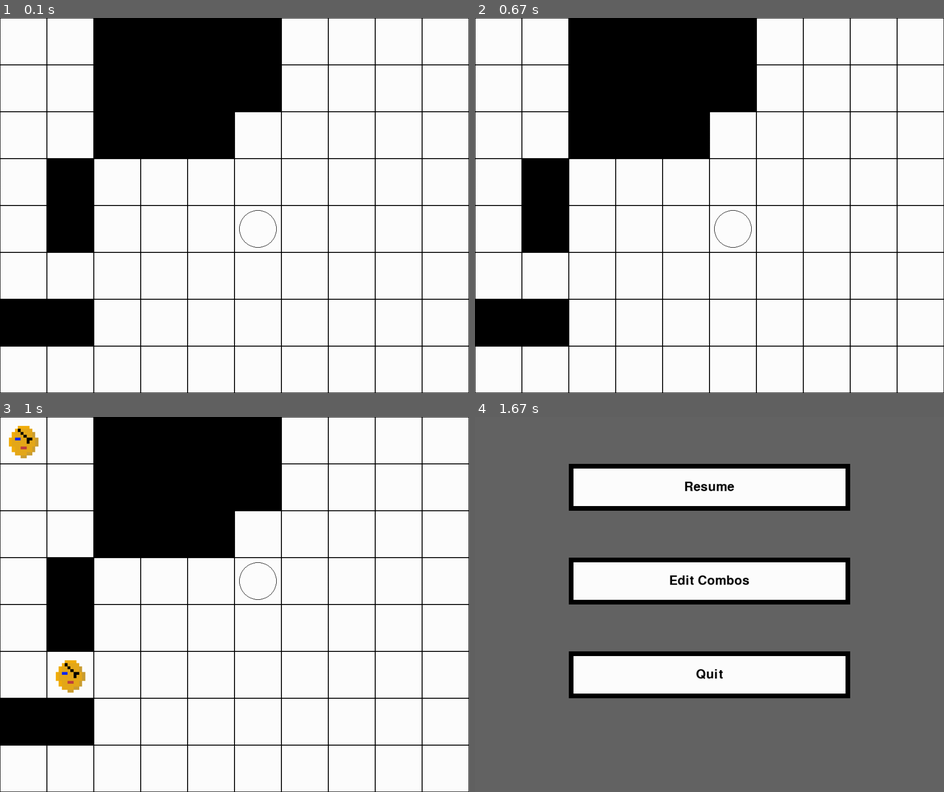
Above: before the commit, frames 1-4 (two rows, left to right).
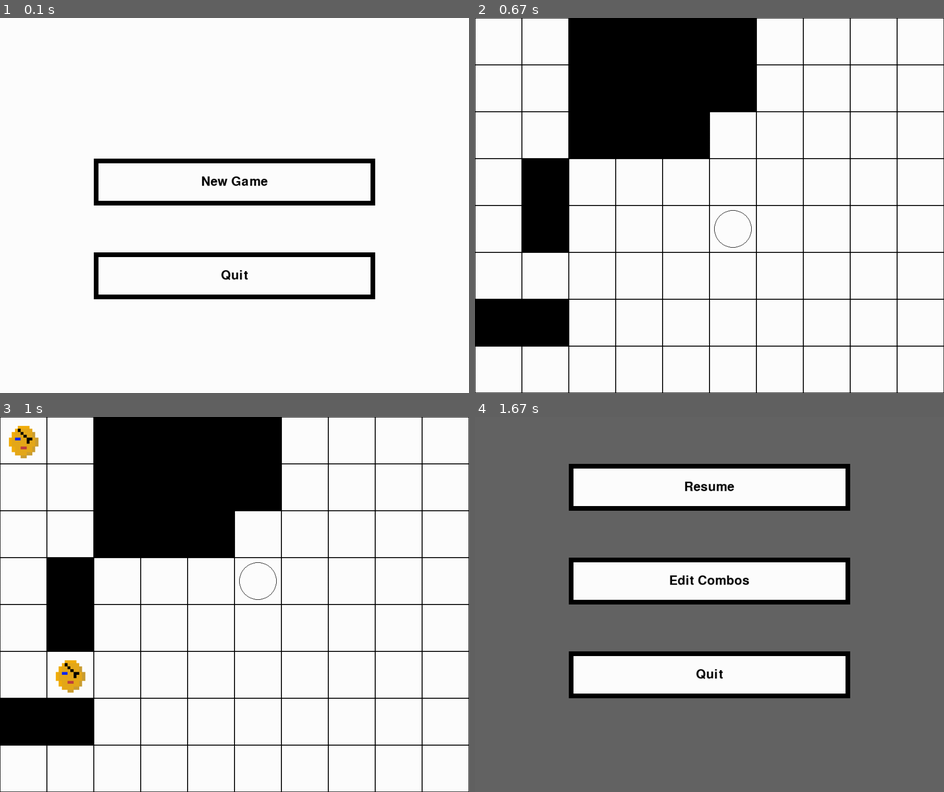
Above: after the commit, the same moments.

Repository: B3NJP/FinalSDDProject
Game: pygame game, started from main.py
The game is run twice, just before and just after one commit, with the same random seed, the same clock (stepped at 60 frames per second) and the same inputs.
Inputs (mouse positions are in pixels of both pictures, inside the frame that each line leads up to):
- Up to frame 1 (0.1 s): no input
- Up to frame 2 (0.67 s): click (709, 183) at 0.38 s
- Up to frame 3 (1 s): tap W at 0.67 s
- Up to frame 4 (1.67 s): hold Right 1-1.47 s; hold D 1-1.47 s; tap Esc at 1.5 s

The runs differ from the first frame. In frame 1, 25% of the frame differs, in the area x 0-100%, y 0-100%; in frame 2, nothing differs; in frame 3, nothing differs; in frame 4, nothing differs.

Commit message:
Moved drawButton to pygameFunctions Added opening menu

Diff:
--- a/main.py
+++ b/main.py
@@ -60,18 +60,10 @@
 buttonSize = [600, 100]
 menuFont = pygame.font.Font(None, 40)
 
-def drawButton(surface, text, font, location, size, backgroundCol, textCol):
-    button = pygame.Surface(size)
-    button.fill(backgroundCol)
-    pygame.draw.rect(button, black, [0, 0] + size, 10)
-    button.blit(font.render(text, True, textCol), [(size[0]-font.size(text)[0])/2, (size[1]-font.size(text)[1])/2])
-    surface.blit(button, location)
-    return button
-
 def drawPauseMenuButtons(cursor):
-    drawButton(pauseMenu, "Resume", menuFont, [200, 100], buttonSize, white, black)
-    drawButton(pauseMenu, "Edit Combos", menuFont, [200, 300], buttonSize, white, black)
-    drawButton(pauseMenu, "Quit", menuFont, [200, 500], buttonSize, white, black)
+    pygameFunctions.drawButton(pauseMenu, "Resume", menuFont, [200, 100], buttonSize, white, black)
+    pygameFunctions.drawButton(pauseMenu, "Edit Combos", menuFont, [200, 300], buttonSize, white, black)
+    pygameFunctions.drawButton(pauseMenu, "Quit", menuFont, [200, 500], buttonSize, white, black)
 
 # Combo Menu
 dispComboMenu = False
@@ -89,14 +81,14 @@
     pygame.draw.rect(comboMenu, black, [400, 0, 200, 600], 10)
 
     # New Button
-    drawButton(comboMenu, "New Combo", menuFont, [0, 500], [200, 100], white, black)
+    pygameFunctions.drawButton(comboMenu, "New Combo", menuFont, [0, 500], [200, 100], white, black)
 
     # Arrow Page Buttons
-    drawButton(comboMenu, "<", arrowFont, [200, 500], [100, 100], white, black)
-    drawButton(comboMenu, ">", arrowFont, [300, 500], [100, 100], white, black)
+    pygameFunctions.drawButton(comboMenu, "<", arrowFont, [200, 500], [100, 100], white, black)
+    pygameFunctions.drawButton(comboMenu, ">", arrowFont, [300, 500], [100, 100], white, black)
 
     # Delete Button
-    drawButton(comboMenu, "Delete", menuFont, [400, 500], [200, 100], white, black)
+    pygameFunctions.drawButton(comboMenu, "Delete", menuFont, [400, 500], [200, 100], white, black)
 
     # List Combos - For both of these, consider using buttons instead of numbers
     comboMenu.blit(menuFont.render("Combos:", True, black), [(200-menuFont.size("Combos:")[0])/2, (100-menuFont.size("Combos:")[1])/2])
@@ -104,23 +96,23 @@
         # text = str(i+1) + ": " + combos[i].name
         # comboMenu.blit(menuFont.render(text, True, black), [20, 100+i*40])
         if combos[i] == highlight:
-            drawButton(comboMenu, combos[i].name, menuFont, [0, 100+i*50], [200, 50], white, blue)
+            pygameFunctions.drawButton(comboMenu, combos[i].name, menuFont, [0, 100+i*50], [200, 50], white, blue)
         else:
-            drawButton(comboMenu, combos[i].name, menuFont, [0, 100+i*50], [200, 50], white, black)
+            pygameFunctions.drawButton(comboMenu, combos[i].name, menuFont, [0, 100+i*50], [200, 50], white, black)
 
     # List Known Arts
     comboMenu.blit(menuFont.render("Arts:", True, black), [(200-menuFont.size("Arts:")[0])/2+200, (100-menuFont.size("Arts:")[1])/2])
     for i in range(0, min(len(knownArts),10)):
         # text = str((i+1)%10) + ": " + knownArts[i].name # Make adjustment for longer art names
         # comboMenu.blit(menuFont.render(text, True, black), [220, 100+i*40])
-        drawButton(comboMenu, knownArts[i].name, menuFont, [200, 100+i*50], [200, 50], white, black)
+        pygameFunctions.drawButton(comboMenu, knownArts[i].name, menuFont, [200, 100+i*50], [200, 50], white, black)
 
     # Shows the selected combo
     if highlight:
         comboMenu.blit(menuFont.render(highlight.name, True, black), [(200-menuFont.size(highlight.name)[0])/2+400, (100-menuFont.size(highlight.name)[1])/2])
         for i in range(0, len(highlight.arts)):
-            drawButton(comboMenu, highlight.arts[i].name, menuFont, [400, 100+i*50], [200, 50], white, black)
-            drawButton(comboMenu, highlight.dirs[i], menuFont, [600, 100+i*50], [100, 50], white, black)
+            pygameFunctions.drawButton(comboMenu, highlight.arts[i].name, menuFont, [400, 100+i*50], [200, 50], white, black)
+            pygameFunctions.drawButton(comboMenu, highlight.dirs[i], menuFont, [600, 100+i*50], [100, 50], white, black)
 
 
 # Text Font
@@ -187,6 +179,7 @@
     units += enemies
 
 
+pygameFunctions.openingMenu(screenSize, screen)
 while True:
     # Gets events
     for event in pygame.event.get(): # Note consider moving these into functions in another file
--- a/pygameFunctions.py
+++ b/pygameFunctions.py
@@ -1,5 +1,9 @@
-import re
+import sys, re
 import pygame
+
+black = 0, 0, 0
+blue = 0, 0, 255
+white = 255, 255, 255
 
 def textInput(pattern = '.*'):
     while True: # Repeat until re.match(pattern, text)
@@ -29,3 +33,34 @@
         if re.fullmatch(pattern, text):
             break
     return text
+
+def drawButton(surface, text, font, location, size, backgroundCol, textCol):
+    button = pygame.Surface(size)
+    button.fill(backgroundCol)
+    pygame.draw.rect(button, black, [0, 0] + size, 10)
+    button.blit(font.render(text, True, textCol), [(size[0]-font.size(text)[0])/2, (size[1]-font.size(text)[1])/2])
+    surface.blit(button, location)
+    return button
+
+def openingMenu(screenSize, screenSurface):
+    openMenu = pygame.Surface(screenSize)
+    started = False
+    buttonSize = [600, 100]
+    menuFont = pygame.font.Font(None, 40)
+    while not started:
+        for event in pygame.event.get():
+            if event.type == pygame.QUIT:
+                sys.exit()
+            if event.type == pygame.MOUSEBUTTONDOWN:
+                if event.button == 1:
+                    if 200 <= event.pos[0] <= 800:
+                        if 300 <= event.pos[1] <= 400:
+                            started = True
+                        if 500 <= event.pos[1] <= 600:
+                            sys.exit()
+
+        openMenu.fill(white)
+        drawButton(openMenu, "New Game", menuFont, [200, 300], buttonSize, white, black)
+        drawButton(openMenu, "Quit", menuFont, [200, 500], buttonSize, white, black)
+        screenSurface.blit(openMenu, [0,0])
+        pygame.display.flip()
